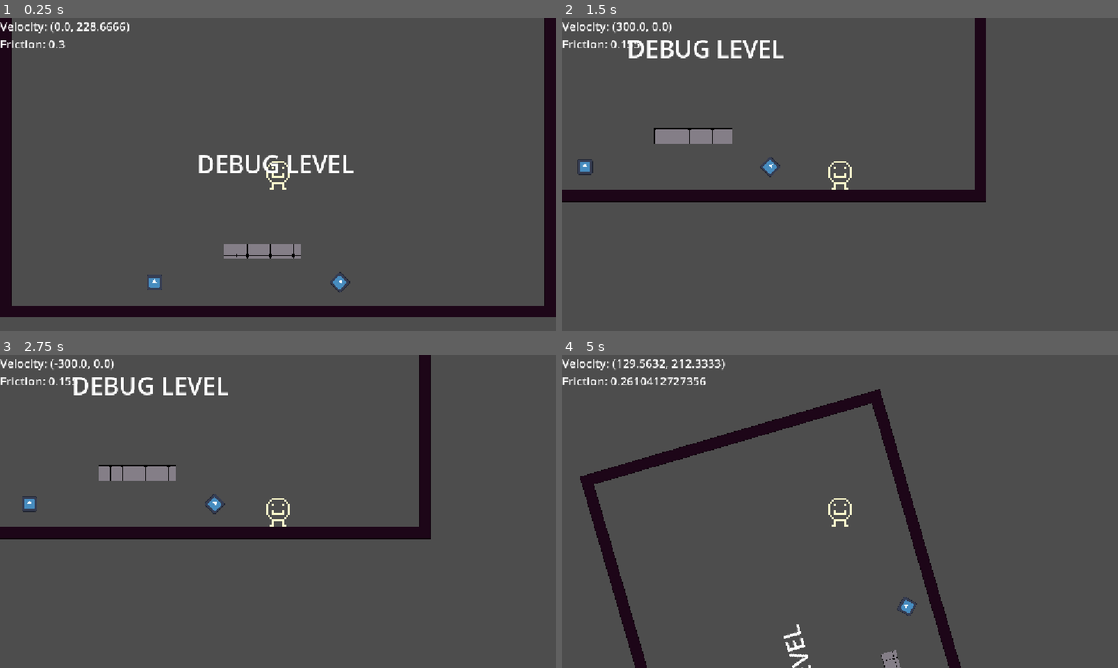
Above: before the commit, frames 1-4 (two rows, left to right).
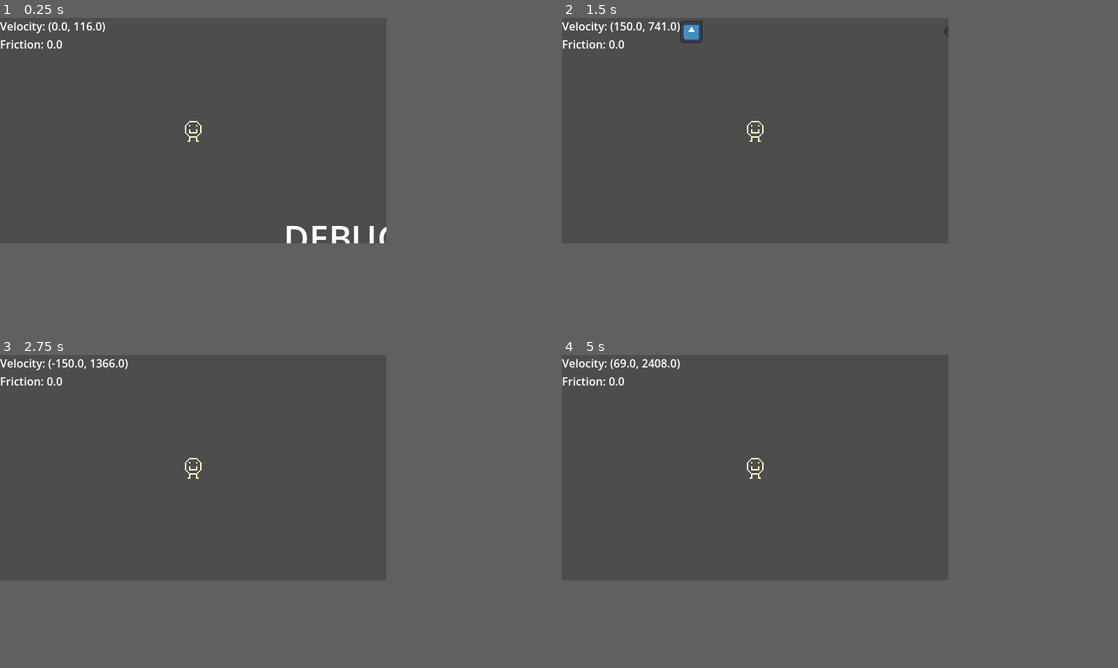
Above: after the commit, the same moments.

Repository: jakecolon3/cogwork
Game: Godot game, scene res://scenes/main.tscn
Same seed, same stepped clock (60 frames per second), same inputs: the game is played once before the commit and once after it. The engine's default icon, where the game draws it, is replaced by a stand-in: a white triangle on a blue panel in a dark square.
Inputs:
- Up to frame 1 (0.25 s): no input
- Up to frame 2 (1.5 s): hold Right (move_right) from 0.53 s (still down); tap Space (jump) at 0.6, 0.77, 1.07 s; tap X (interact) at 1.35 s
- Up to frame 3 (2.75 s): tap Space (jump) at 1.52, 1.55, 1.82, 2.1 s; release Right (move_right) at 2.03 s; hold Left (move_left) from 2.03 s (still down)
- Up to frame 4 (5 s): release Left (move_left) at 2.78 s; hold Right (move_right) 2.78-4.28 s; tap X (interact) at 2.85, 4.35 s; tap Space (jump) at 3.02, 3.05, 3.32, 3.6, 3.77, 4.07, 4.52, 4.55, 4.82 s; tap 1 (debug_1) at 4.15 s; hold Left (move_left) from 4.28 s (still down); tap 2 (debug_2) at 4.9 s
In our replay, the window is 800x450 before the commit and 556x324 after it. These sizes can differ from the game's own. Grey fills any space a smaller window leaves; there, only what the larger window draws over its background counts as a difference.

The runs differ from the first frame. In frame 1, 10% of the frame differs, in the area x 0-100%, y 0-96%; in frame 2, 6.6%; in frame 3, 6.6%; in frame 4, 6.6%.

Commit message:
movement tweaks

Diff:
--- a/project.godot
+++ b/project.godot
@@ -17,8 +17,11 @@
 
 [display]
 
+window/size/viewport_width=556
+window/size/viewport_height=324
 window/stretch/mode="canvas_items"
-window/stretch/aspect="expand"
+window/stretch/aspect="keep_width"
+window/stretch/scale_mode="integer"
 
 [dotnet]
 
@@ -76,6 +79,7 @@
 [physics]
 
 3d/physics_engine="Jolt Physics"
+2d/default_gravity=500.0
 
 [rendering]
 
--- a/scenes/debug_hud.tscn
+++ b/scenes/debug_hud.tscn
@@ -3,7 +3,6 @@
 [ext_resource type="Script" uid="uid://eoyiftu5ijg0" path="res://script/spedometer.gd" id="1_36slo"]
 
 [sub_resource type="LabelSettings" id="LabelSettings_6w6ra"]
-font_size = 24
 
 [node name="DebugHud" type="Control" unique_id=15337092]
 layout_mode = 3
--- a/scenes/main.tscn
+++ b/scenes/main.tscn
@@ -7,7 +7,6 @@
 [node name="Main" type="Node2D" unique_id=420152373]
 
 [node name="Player" parent="." unique_id=323791644 instance=ExtResource("1_o5qli")]
-metadata/_edit_lock_ = true
 
 [node name="TestLevel" parent="." unique_id=232982170 instance=ExtResource("2_0wfyh")]
 
--- a/scenes/platform.tscn
+++ b/scenes/platform.tscn
@@ -1,22 +1,10 @@
-[gd_scene format=3 uid="uid://b2v5eiqe33qjy"]
+[gd_scene format=4 uid="uid://b2v5eiqe33qjy"]
 
-[ext_resource type="Texture2D" uid="uid://bmy6w2tx5f4lx" path="res://sprite/tile.png" id="1_ba0x2"]
 [ext_resource type="Script" uid="uid://cmyghpm5comu" path="res://script/platform.gd" id="1_nlgqw"]
-
-[sub_resource type="RectangleShape2D" id="RectangleShape2D_6w6ra"]
-size = Vector2(160, 32)
+[ext_resource type="PackedScene" uid="uid://cx7tawu23juve" path="res://scenes/tiles.tscn" id="3_507ja"]
 
 [node name="Platform" type="AnimatableBody2D" unique_id=808564488]
 script = ExtResource("1_nlgqw")
 
-[node name="CollisionShape2D" type="CollisionShape2D" parent="." unique_id=775236063]
-shape = SubResource("RectangleShape2D_6w6ra")
-
-[node name="TextureRect" type="TextureRect" parent="." unique_id=1235415942]
-offset_left = -80.0
-offset_top = -16.0
-offset_right = 80.0
-offset_bottom = 16.0
-texture = ExtResource("1_ba0x2")
-expand_mode = 1
-stretch_mode = 1
+[node name="Tiles" parent="." unique_id=416365497 instance=ExtResource("3_507ja")]
+tile_map_data = PackedByteArray("AAD9////AAABAAAABwD+////AAACAAIAAQD/////AAACAAIAAQAAAP//AAACAAIAAQABAP//AAACAAIAAQACAP//AAABAAAABgA=")
--- a/scenes/player.tscn
+++ b/scenes/player.tscn
@@ -4,7 +4,7 @@
 [ext_resource type="Texture2D" uid="uid://24u2ge7qvp5d" path="res://sprite/protag.png" id="2_qhqgy"]
 
 [sub_resource type="RectangleShape2D" id="RectangleShape2D_6w6ra"]
-size = Vector2(16, 21.333332)
+size = Vector2(32, 32)
 
 [sub_resource type="SpriteFrames" id="SpriteFrames_6w6ra"]
 animations = [{
@@ -24,11 +24,10 @@
 script = ExtResource("1_g2els")
 
 [node name="CollisionShape2D" type="CollisionShape2D" parent="." unique_id=829484731]
-scale = Vector2(3, 3)
 shape = SubResource("RectangleShape2D_6w6ra")
 
 [node name="AnimatedSprite2D" type="AnimatedSprite2D" parent="." unique_id=1462579289]
-scale = Vector2(4, 4)
+scale = Vector2(2, 2)
 sprite_frames = SubResource("SpriteFrames_6w6ra")
 
 [node name="Camera2D" type="Camera2D" parent="." unique_id=2104174021]
--- a/scenes/test_level.tscn
+++ b/scenes/test_level.tscn
@@ -5,16 +5,20 @@
 [ext_resource type="PackedScene" uid="uid://qf5eg5w6gutf" path="res://scenes/platform_rotator.tscn" id="4_tmr53"]
 [ext_resource type="PackedScene" uid="uid://cx7tawu23juve" path="res://scenes/tiles.tscn" id="4_x4b8f"]
 
-[sub_resource type="LabelSettings" id="LabelSettings_6w6ra"]
-font_size = 50
-
 [sub_resource type="Curve2D" id="Curve2D_x4b8f"]
 _data = {
 "points": PackedVector2Array(0, 0, 0, 0, 0, 0, 0, 0, 0, 0, 0, -96, 0, 0, 0, 0, 112, -96, 0, 0, 0, 0, 160, -8, 0, 0, 0, 0, 208, -104)
 }
 point_count = 5
 
+[sub_resource type="LabelSettings" id="LabelSettings_6w6ra"]
+font_size = 50
+
 [node name="TestLevel" type="Node2D" unique_id=232982170]
+
+[node name="Path2D" type="Path2D" parent="." unique_id=489050284]
+position = Vector2(544, 568)
+curve = SubResource("Curve2D_x4b8f")
 
 [node name="Label" type="Label" parent="." unique_id=209114454]
 offset_left = 408.0
@@ -25,7 +29,7 @@
 label_settings = SubResource("LabelSettings_6w6ra")
 
 [node name="Platform" parent="." unique_id=423917952 node_paths=PackedStringArray("path") instance=ExtResource("2_paw1w")]
-position = Vector2(544, 512)
+position = Vector2(544, 568)
 path = NodePath("../Path2D")
 
 [node name="Rotator" parent="." unique_id=1681111025 instance=ExtResource("3_x4b8f")]
@@ -35,9 +39,5 @@
 position = Vector2(704, 576)
 platforms = [NodePath("../Platform")]
 
-[node name="Path2D" type="Path2D" parent="." unique_id=489050284]
-position = Vector2(544, 512)
-curve = SubResource("Curve2D_x4b8f")
-
 [node name="Tiles" parent="." unique_id=416365497 instance=ExtResource("4_x4b8f")]
 tile_map_data = PackedByteArray("AAAAAAAAAAAAAAMAAQABAAAAAAACAAIAAQACAAAAAAACAAIAAQADAAAAAAACAAIAAQAAAAEAAAACAAIAAAAAAA …(2256 unchanged characters)…
--- a/scenes/tiles.tscn
+++ b/scenes/tiles.tscn
@@ -1,6 +1,7 @@
 [gd_scene format=3 uid="uid://cx7tawu23juve"]
 
 [ext_resource type="Texture2D" uid="uid://dpu2ixo3pf74l" path="res://sprite/temp-tilesheet.png" id="1_1g8qg"]
+[ext_resource type="Texture2D" uid="uid://ccqwswcovadub" path="res://sprite/temp-entity-tiles.png" id="2_od8sr"]
 
 [sub_resource type="TileSetAtlasSource" id="TileSetAtlasSource_od8sr"]
 resource_name = "temp-tiles"
@@ -472,13 +473,23 @@
 1:3/0/terrains_peering_bit/left_side = 0
 1:3/0/terrains_peering_bit/top_side = 0
 
+[sub_resource type="TileSetAtlasSource" id="TileSetAtlasSource_jhpg2"]
+texture = ExtResource("2_od8sr")
+texture_region_size = Vector2i(24, 24)
+0:0/0 = 0
+0:0/0/physics_layer_0/polygon_0/points = PackedVector2Array(-12, 12, -0.033758163, -8.134563, 12, 12)
+0:0/0/custom_data_0 = true
+
 [sub_resource type="TileSet" id="TileSet_6w6ra"]
 tile_size = Vector2i(24, 24)
 physics_layer_0/collision_layer = 1
 terrain_set_0/mode = 0
 terrain_set_0/terrain_0/name = "BaseTerrain"
 terrain_set_0/terrain_0/color = Color(0.18353498, 5.2943826e-05, 0.65486234, 1)
+custom_data_layer_0/name = "deadly"
+custom_data_layer_0/type = 1
 sources/0 = SubResource("TileSetAtlasSource_od8sr")
+sources/1 = SubResource("TileSetAtlasSource_jhpg2")
 
 [node name="Tiles" type="TileMapLayer" unique_id=416365497]
 tile_set = SubResource("TileSet_6w6ra")
--- a/script/player.gd
+++ b/script/player.gd
@@ -2,13 +2,13 @@
 class_name Player
 
 
-const SPEED            = 300.0
-const ACCEL            = 70.0
-const AIR_ACCEL        = 60.0
-const SPEED_CAP_H      = 300.0
+const SPEED            = 200.0
+const ACCEL            = 35.0
+const AIR_ACCEL        = 30.0
+const SPEED_CAP_H      = 150.0
 const SPEED_CAP_V      = 10000.0
 const FRICTION_CAP     = 600.0
-const JUMP_VELOCITY    = -600.0
+const JUMP_VELOCITY    = -300.0
 const LERP_SPEED       = 12.0
 const INPUT_BUFFER     = 10
 const FRICTION         = 0.2
@@ -86,12 +86,13 @@
     # start falling when jump is released
     if (Input.is_action_just_released("jump")
         and velocity.dot(gravity_direction) < 0.0):
-        velocity = velocity.slide(gravity_direction)
+        velocity = velocity.slide(right_vec) * 0.25 + velocity.slide(gravity_direction)
 
+    # scale air friction based on speed (not working rn)
     air_friction = lerp(MAX_AIR_FRICTION,
-                                   AIR_FRICTION,
-                                   clamp(velocity.slide(gravity_direction).length() / FRICTION_CAP,
-                                   0, 1))
+                        AIR_FRICTION,
+                        clamp(velocity.slide(gravity_direction).length() / FRICTION_CAP,
+                        0, 1))
     velocity -= velocity.slide(gravity_direction) * (
                 FRICTION if is_on_floor() else air_friction)
     # TODO: rework this shit
--- a/script/spedometer.gd
+++ b/script/spedometer.gd
@@ -9,4 +9,4 @@
 # Called every frame. 'delta' is the elapsed time since the previous frame.
 func _process(delta: float) -> void:
     var player := get_node('/root/Main/Player')
-    text = "Velocity: {a}\nFriction: {b}".format({"a": player.velocity, "b": player.air_friction})
+    text = "Velocity: {a}\nFriction: {b}".format({"a": floor(player.velocity), "b": floor(player.air_friction)})
Not shown, changed: .gitignore
